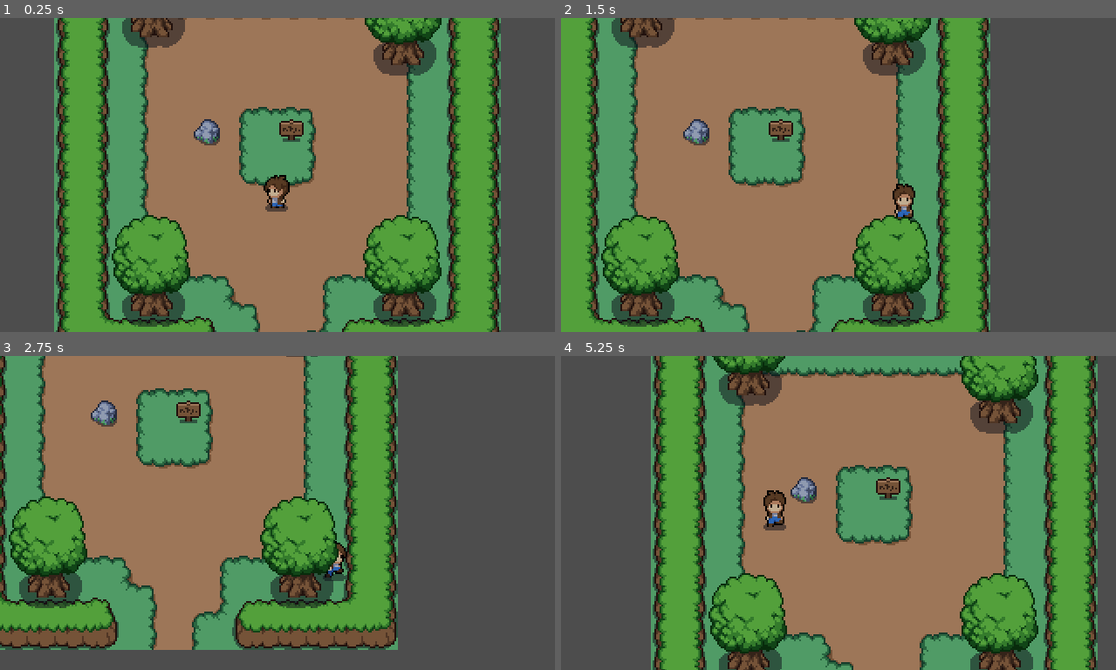
Above: before the commit, frames 1-4 (two rows, left to right).
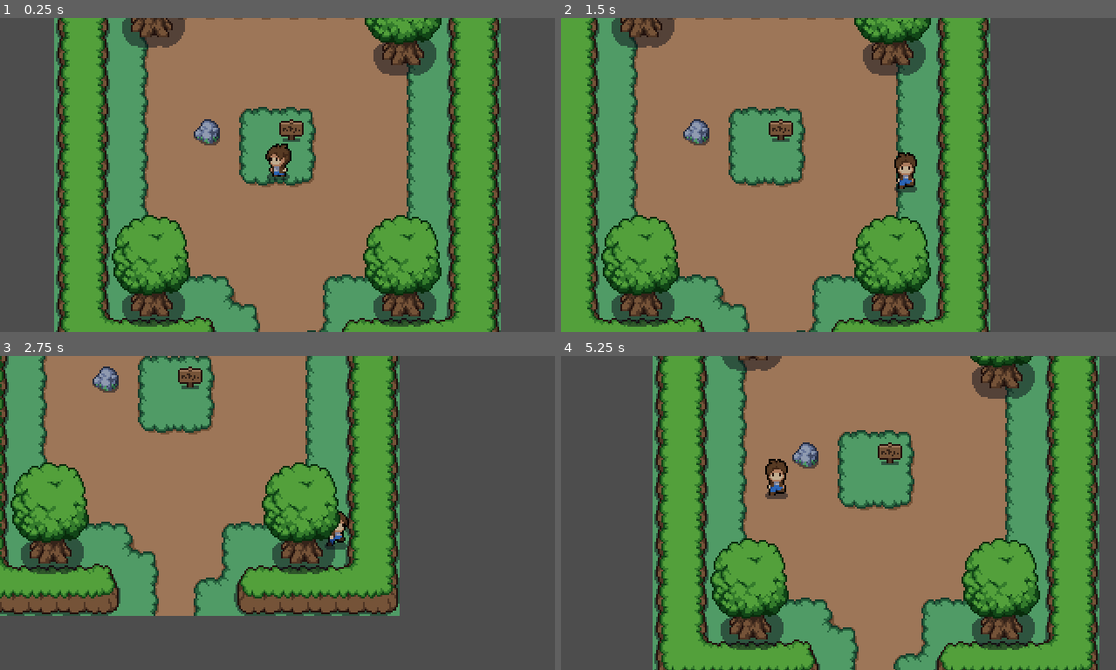
Above: after the commit, the same moments.

Repository: Lorcc/Project-Dino
Game: Godot game, scene res://scenes/world.tscn
Same seed, same stepped clock (60 frames per second), same inputs: the game is played once before the commit and once after it.
Inputs:
- Up to frame 1 (0.25 s): no input
- Up to frame 2 (1.5 s): tap Enter at 0.5 s; hold D (right) 0.53-1.28 s; hold S (down) from 1.28 s (still down)
- Up to frame 3 (2.75 s): release S (down) at 2.03 s; hold D (right) from 2.03 s (still down)
- Up to frame 4 (5.25 s): release D (right) at 2.78 s; hold W (up) 2.78-3.53 s; hold A (left) 3.53-5.03 s; hold S (down) from 5.03 s (still down)

The runs differ from the first frame. In frame 1, 0.8% of the frame differs, in the area x 47-53%, y 40-62%; in frame 2, 0.7%; in frame 3, 34%, in the area x 0-73%, y 0-94%; in frame 4, 33%.

Commit message:
changed player sprite postion upwards

Diff:
--- a/scenes/player.tscn
+++ b/scenes/player.tscn
@@ -254,15 +254,15 @@
 script = ExtResource("1_752sw")
 
 [node name="Sprite2D" type="Sprite2D" parent="."]
-position = Vector2(-1, 2)
+position = Vector2(0, -16)
 texture = ExtResource("2_x0qi3")
 flip_h = true
 hframes = 6
 vframes = 10
-frame = 9
+frame = 7
 
 [node name="CollisionShape2D" type="CollisionShape2D" parent="."]
-position = Vector2(0, 17)
+position = Vector2(1, -1)
 shape = SubResource("CircleShape2D_i7xqc")
 
 [node name="AnimationPlayer" type="AnimationPlayer" parent="."]
